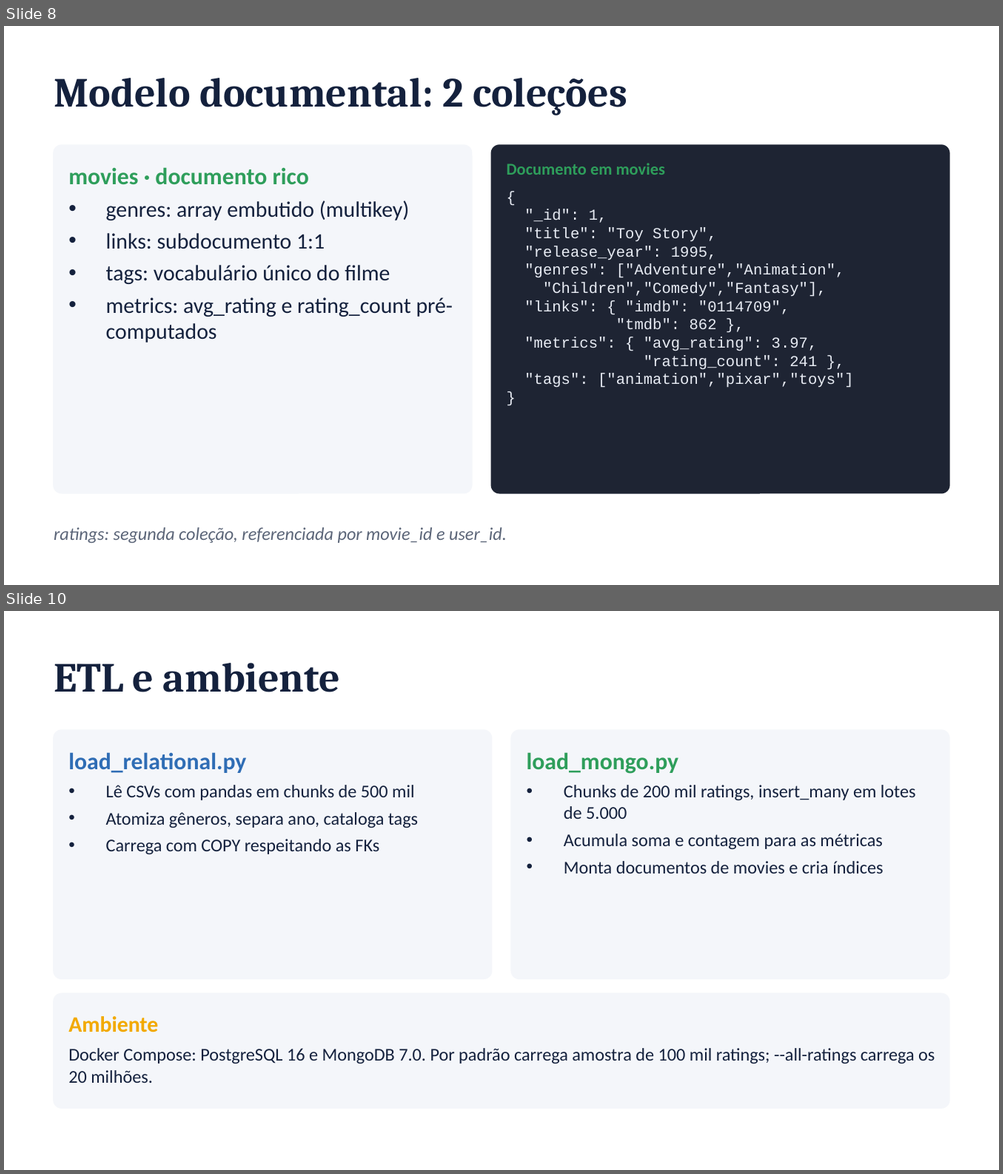
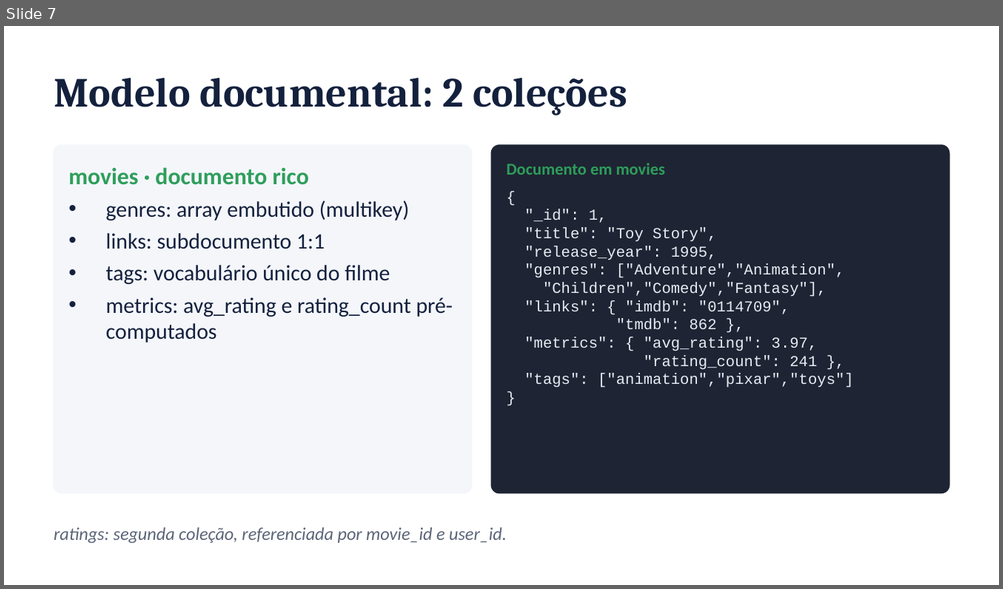
Before and after one commit to FineiasAntonio/BancoDeDados, a slide deck: docs/apresentacao.pptx. Shown one above the other, each under a label of ours: slides 8 and 10 before the commit, slide 7 after it; the slides between them are not shown. The pictures are 1003x1174 and 1003x589 pixels, drawn with LibreOffice and Linux fonts; fonts in the diff are those of the drawing. Boxes give left, top, right and bottom in pixels: in the first picture for what was removed or moved away, otherwise in the second. Text is boxed around its words. In the diff, an @@ line names an element or a change of style, - is before the commit and + after.

```diff
--- a/docs/apresentacao.pptx
+++ b/docs/apresentacao.pptx
@@ slide 10 removed at (4, 611, 999, 1170), background #FFFFFF @@
@@ text removed at (54, 663, 340, 692) @@
-ETL e ambiente
@@ rounded rectangle removed at (54, 730, 492, 979) @@
@@ rounded rectangle removed at (511, 730, 949, 979) @@
@@ text removed at (68, 752, 246, 773) @@
-load_relational.py
@@ text removed at (526, 752, 679, 774) @@
-load_mongo.py
@@ text removed at (106, 785, 418, 854) @@
-• Lê CSVs com pandas em chunks de 500 mil
-• Atomiza gêneros, separa ano, cataloga tags
-• Carrega com COPY respeitando as FKs
@@ text removed at (563, 785, 916, 874) @@
-• Chunks de 200 mil ratings, insert_many em lotes de 5.000
-• Acumula soma e contagem para as métricas
-• Monta documentos de movies e cria índices
@@ rounded rectangle removed at (54, 994, 949, 1108) @@
@@ text removed at (68, 1017, 158, 1033) @@
-Ambiente
@@ text removed at (68, 1048, 934, 1083) @@
-Docker Compose: PostgreSQL 16 e MongoDB 7.0. Por padrão carrega amostra de 100 mil ratings; --all-ratings carrega os 20 milhões.
@@ what was slide 8 is now slide 7 @@
```
Also in this commit, not shown: 6 slides changed, 1 slide added, 9 other slides removed, 1 other file.
